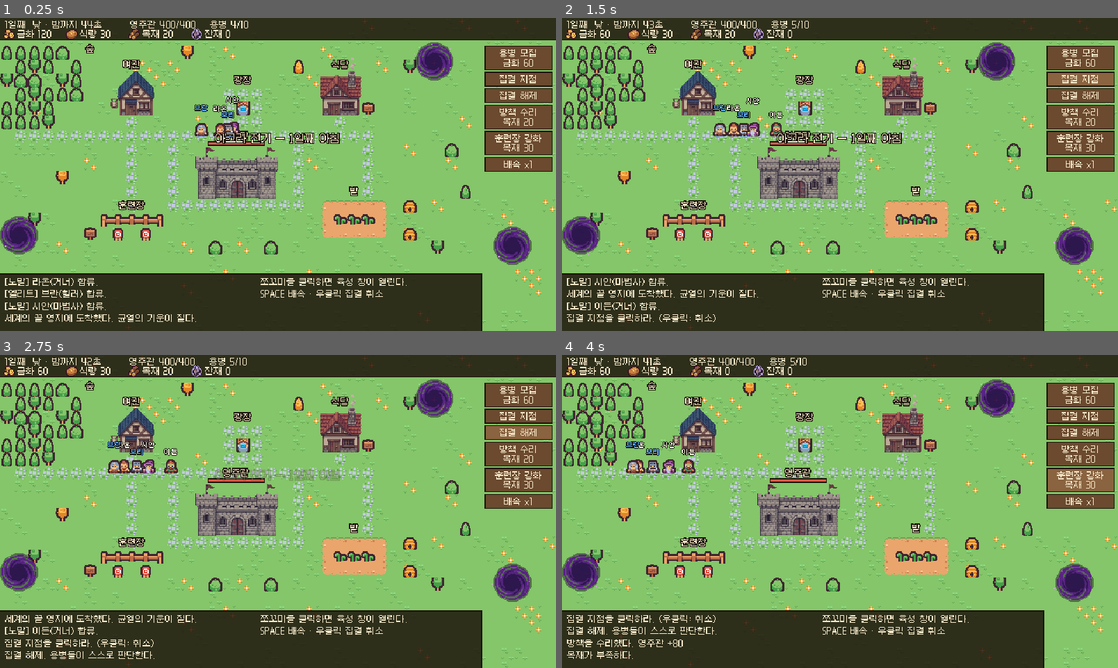
Above: before the commit, frames 1-4 (two rows, left to right).
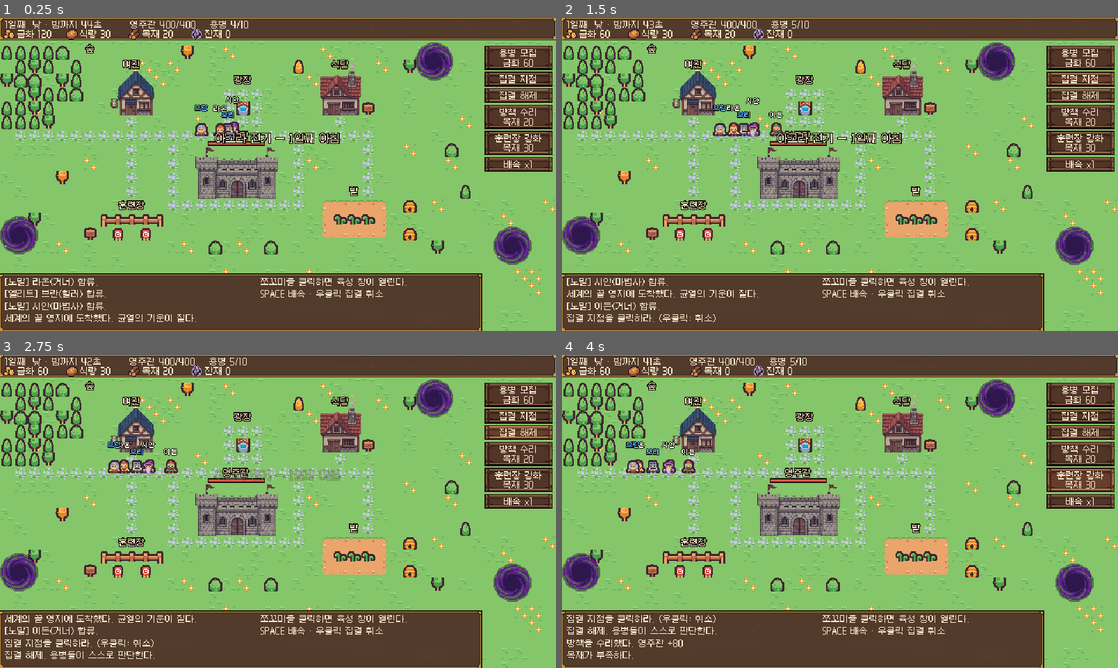
Above: after the commit, the same moments.

Repository: minjs-maxjs/game2
Game: Godot game, scene res://scenes/main.tscn
Same seed, same stepped clock (60 frames per second), same inputs: the game is played once before the commit and once after it.
Inputs:
- Up to frame 1 (0.25 s): no input
- Up to frame 2 (1.5 s): click "용병 모집 금화 60" at 0.5 s; click "집결 지점" at 1.25 s
- Up to frame 3 (2.75 s): click "집결 해제" at 2 s
- Up to frame 4 (4 s): click "방책 수리 목재 20" at 2.75 s; click "훈련장 강화 목재 30" at 3.5 s

The runs differ from the first frame. In frame 1, 23% of the frame differs, in the area x 0-100%, y 0-100%; in frame 2, 23%; in frame 3, 23%; in frame 4, 23%.

Commit message:
UI 패널·버튼을 나무 테두리 그림으로
- 패널: 금색 모서리 나무 테두리, 버튼: 나무 테두리 (9칸 늘림)
- 마우스 올림·눌림·비활성은 같은 그림의 밝기로 구분
- 쓰지 않는 _box 함수 제거

Co-Authored-By: Claude Opus 5.5 <noreply@anthropic.com>

Diff:
--- a/scripts/main.gd
+++ b/scripts/main.gd
@@ -446,7 +446,7 @@
 	growth_panel.position = Vector2(300, 30)
 	growth_panel.size = Vector2(254, 262)
 	growth_panel.visible = false
-	growth_panel.add_theme_stylebox_override("panel", _box(Color("221710"), Color("8a6340"), 1))
+	growth_panel.add_theme_stylebox_override("panel", _frame("ui_panel", 6, Vector2(6, 6)))
 	root.add_child(growth_panel)
 	growth_text = RichTextLabel.new()
 	growth_text.bbcode_enabled = true
@@ -548,13 +548,16 @@
 	return f
 
 
-func _box(bg: Color, border: Color, width: int = 1) -> StyleBoxFlat:
-	var s := StyleBoxFlat.new()
-	s.bg_color = bg
-	s.border_color = border
-	s.set_border_width_all(width)
-	s.set_content_margin_all(3)
-	s.anti_aliasing = false
+## 자체 그림 테두리(assets/agra/ui_*.png)를 9칸으로 늘려 쓰는 스타일. tint로 눌림·비활성 표현.
+func _frame(name: String, margin: int, content: Vector2, tint := Color.WHITE) -> StyleBoxTexture:
+	var s := StyleBoxTexture.new()
+	s.texture = MapArt.own_tex(name)
+	s.set_texture_margin_all(margin)
+	s.content_margin_left = content.x
+	s.content_margin_right = content.x
+	s.content_margin_top = content.y
+	s.content_margin_bottom = content.y
+	s.modulate_color = tint
 	return s
 
 
@@ -562,21 +565,22 @@
 	var th := Theme.new()
 	th.default_font = font_m
 	th.default_font_size = 10
-	th.set_stylebox("normal", "Button", _box(Color("6b4a2f"), COL_DARK))
-	th.set_stylebox("hover", "Button", _box(Color("8a6340"), COL_DARK))
-	th.set_stylebox("pressed", "Button", _box(Color("4a3220"), COL_DARK))
+	var pad := Vector2(5, 3)
+	th.set_stylebox("normal", "Button", _frame("ui_button", 5, pad))
+	th.set_stylebox("hover", "Button", _frame("ui_button", 5, pad, Color(1.25, 1.18, 1.1)))
+	th.set_stylebox("pressed", "Button", _frame("ui_button", 5, pad, Color(0.72, 0.66, 0.62)))
 	th.set_stylebox("focus", "Button", StyleBoxEmpty.new())
 	for c in ["font_color", "font_hover_color", "font_pressed_color", "font_focus_color"]:
 		th.set_color(c, "Button", COL_TEXT)
 	th.set_color("font_color", "Label", COL_TEXT)
-	th.set_stylebox("disabled", "Button", _box(Color("3a3028"), COL_DARK))
+	th.set_stylebox("disabled", "Button", _frame("ui_button", 5, pad, Color(0.5, 0.5, 0.5)))
 	th.set_color("font_disabled_color", "Button", Color("8a7a68"))
 	th.set_font("normal_font", "RichTextLabel", font_m)
 	th.set_font("bold_font", "RichTextLabel", font_m)
 	th.set_font_size("normal_font_size", "RichTextLabel", 10)
 	th.set_font_size("bold_font_size", "RichTextLabel", 10)
 	th.set_color("default_color", "RichTextLabel", COL_TEXT)
-	th.set_stylebox("panel", "Panel", _box(Color(0.12, 0.08, 0.05, 0.85), COL_DARK))
+	th.set_stylebox("panel", "Panel", _frame("ui_panel", 6, Vector2(6, 6), Color(1, 1, 1, 0.95)))
 	return th
 
 
Binary file added: assets/agra/ui_button.png
Binary file added: assets/agra/ui_panel.png
Binary file changed: docs/screenshots/battle.png
Binary file changed: docs/screenshots/day.png
Binary file changed: docs/screenshots/night.png
